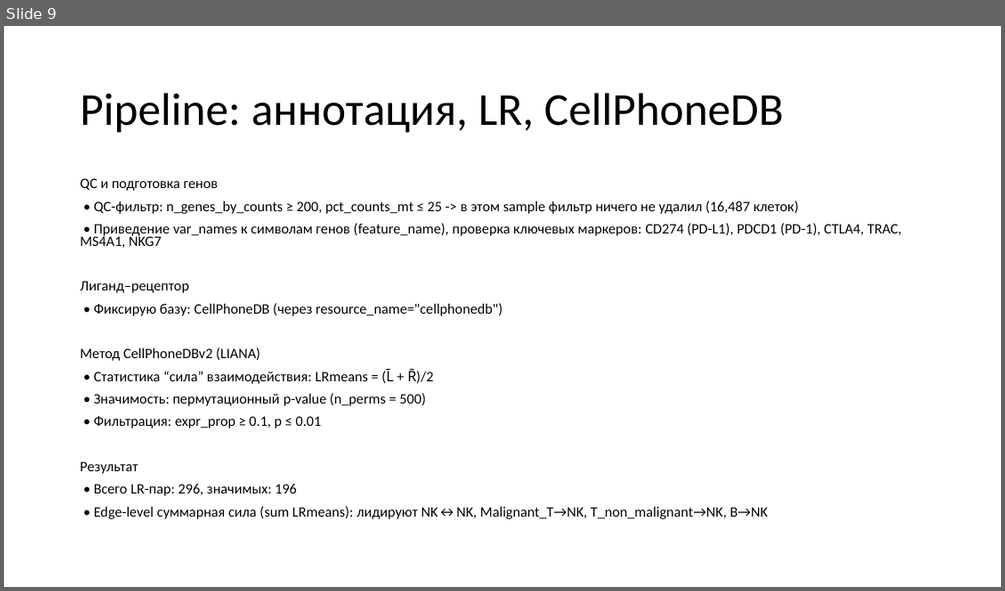
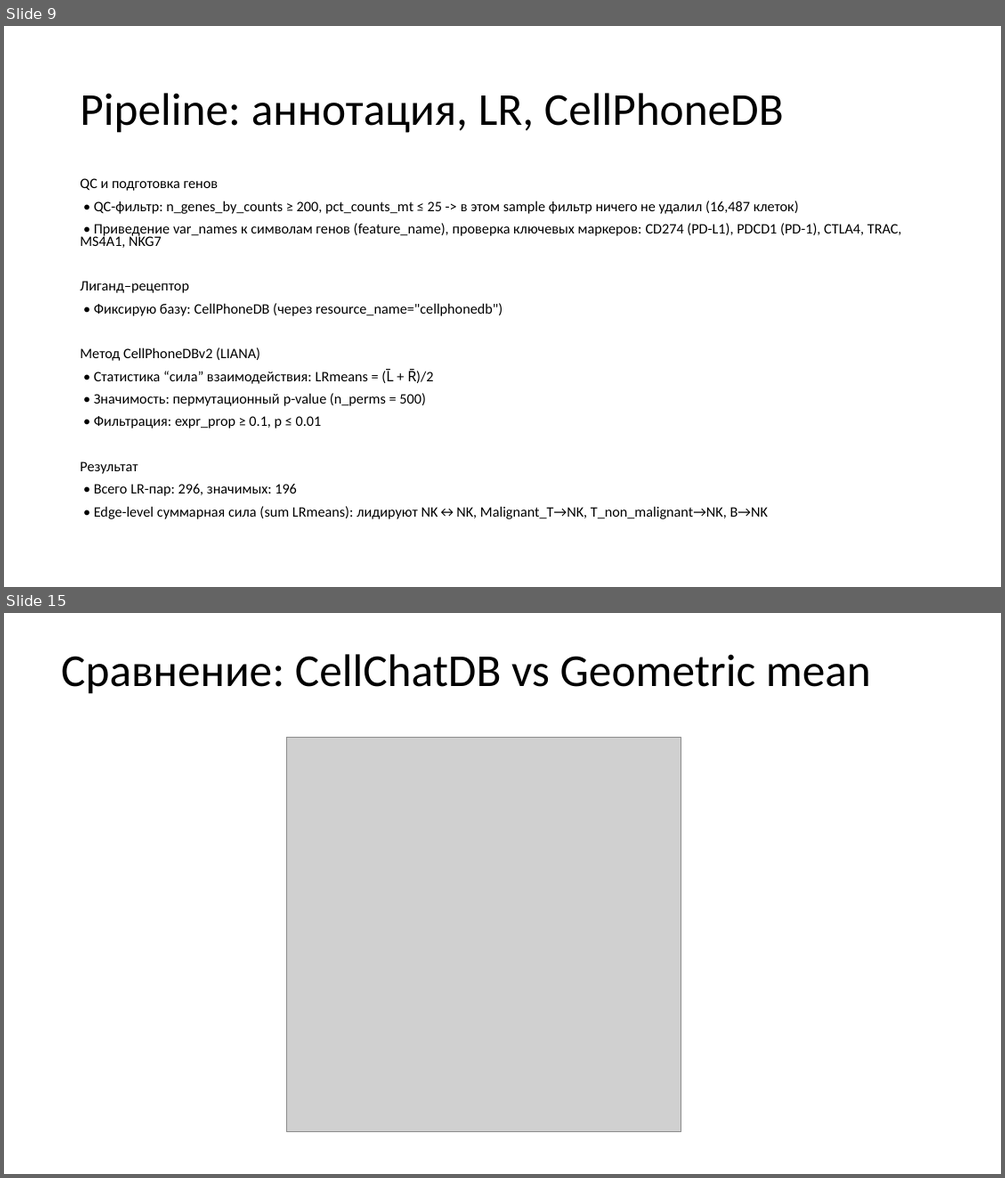
Before and after one commit to mrvagabov/sc-genomics, a slide deck: Анализ межклеточных взаимодействий_Вагабов.pptx. Shown one above the other, each under a label of ours: slide 9 before the commit, slides 9 and 15 after it; the slides between them are not shown. The pictures are 1005x591 and 1005x1178 pixels, drawn with LibreOffice and Linux fonts; fonts in the diff are those of the drawing; grey boxes stand for pictures. Boxes give left, top, right and bottom in pixels: in the first picture for what was removed or moved away, otherwise in the second. Text is boxed around its words. In the diff, an @@ line names an element or a change of style, - is before the commit and + after.

```diff
--- a/Анализ межклеточных взаимодействий_Вагабов.pptx
+++ b/Анализ межклеточных взаимодействий_Вагабов.pptx
@@ slide 15 added at [4, 613, 1001, 1174], background #FFFFFF @@
@@ title added at [61, 654, 871, 694], 44 pt, text #000000 @@
+Сравнение: CellChatDB vs Geometric mean
@@ picture added at [287, 737, 680, 1131] @@
```
Also in this commit, not shown: 2 slides changed, 5 other slides added, 9 slides removed, 1 other file.
